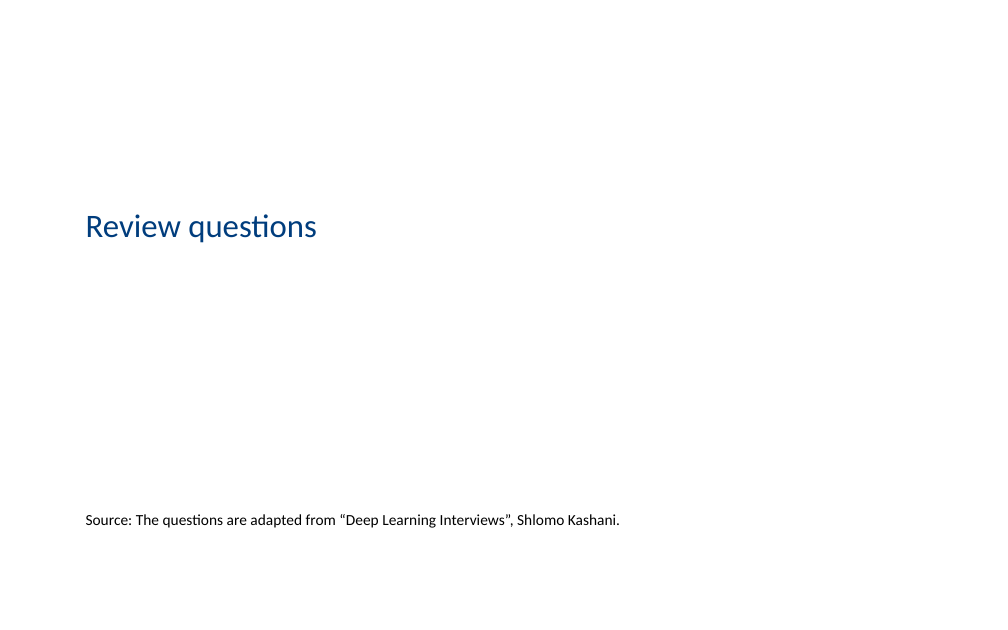
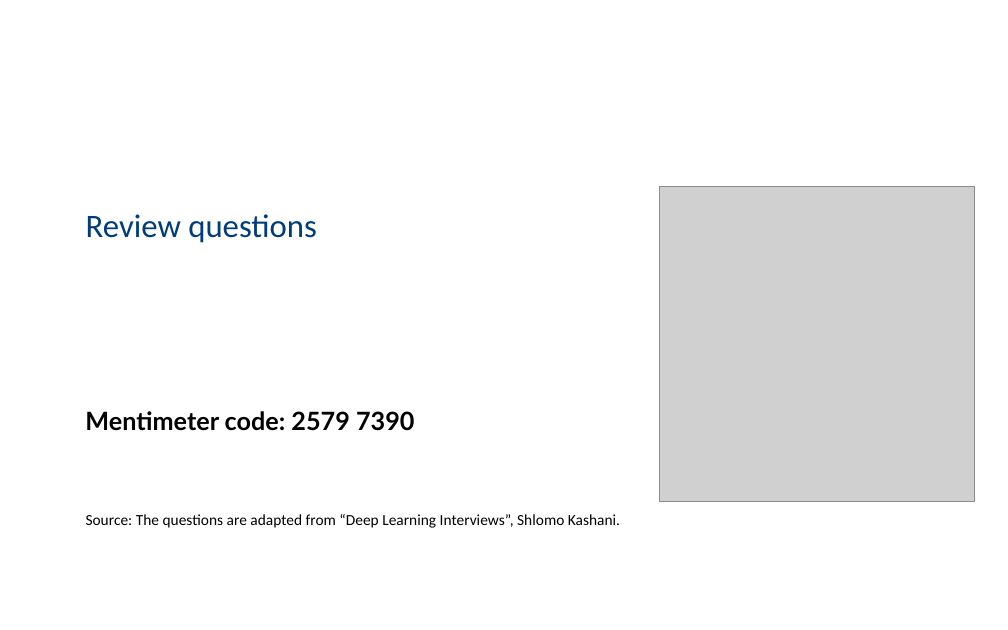
Before and after one commit to PBarnaghi/ML4NS, a slide deck: slide 51 of 02- Regression models and linear prediction/ML4NuerScience_Linear_models.pptx. Drawn at 1008x630 pixels with LibreOffice and Linux fonts; fonts in the diff are those of the drawing; grey boxes stand for pictures; background and template pictures are left out. Boxes give left, top, right and bottom in pixels: in the first picture for what was removed or moved away, otherwise in the second. Text is boxed around its words. In the diff, an @@ line names an element or a change of style, - is before the commit and + after.

Commit message:
added mentimeter code

```diff
--- a/02- Regression models and linear prediction/ML4NuerScience_Linear_models.pptx
+++ b/02- Regression models and linear prediction/ML4NuerScience_Linear_models.pptx
@@ picture added at [659, 186, 974, 501] @@
@@ text added at [85, 411, 414, 431], 18 pt, text #000000, bold @@
+Mentimeter code: 2579 7390
```
Also in this commit, not shown: 2 other slides changed, 1 other file.
